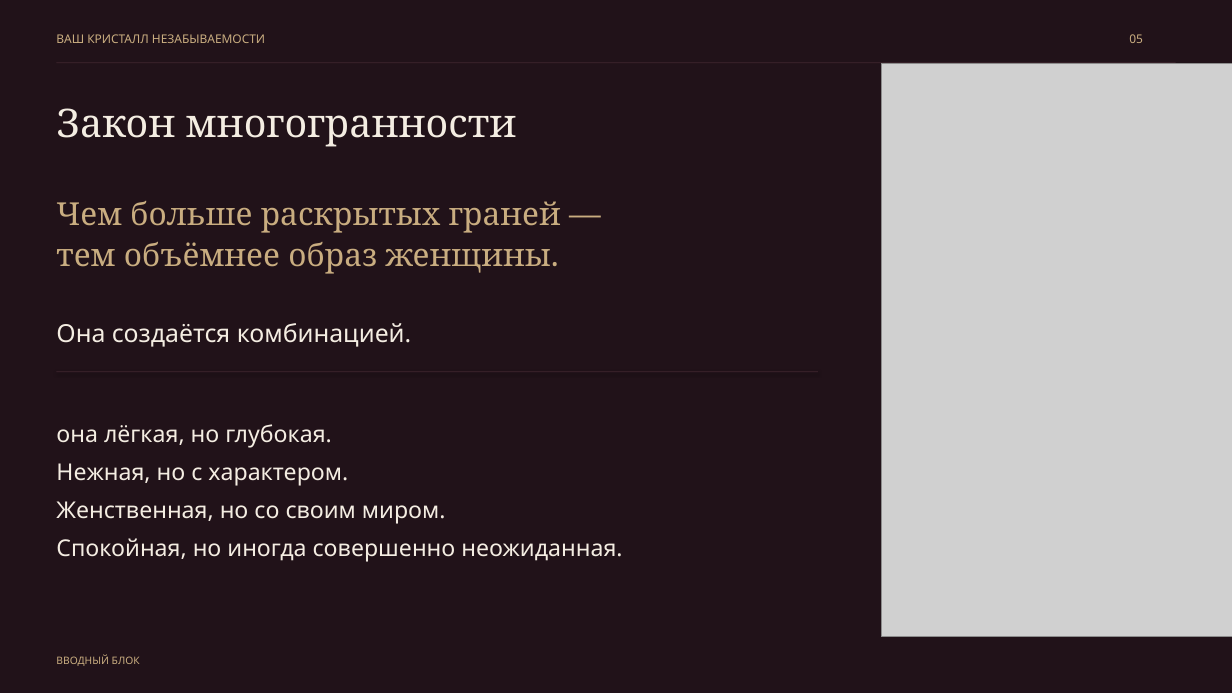
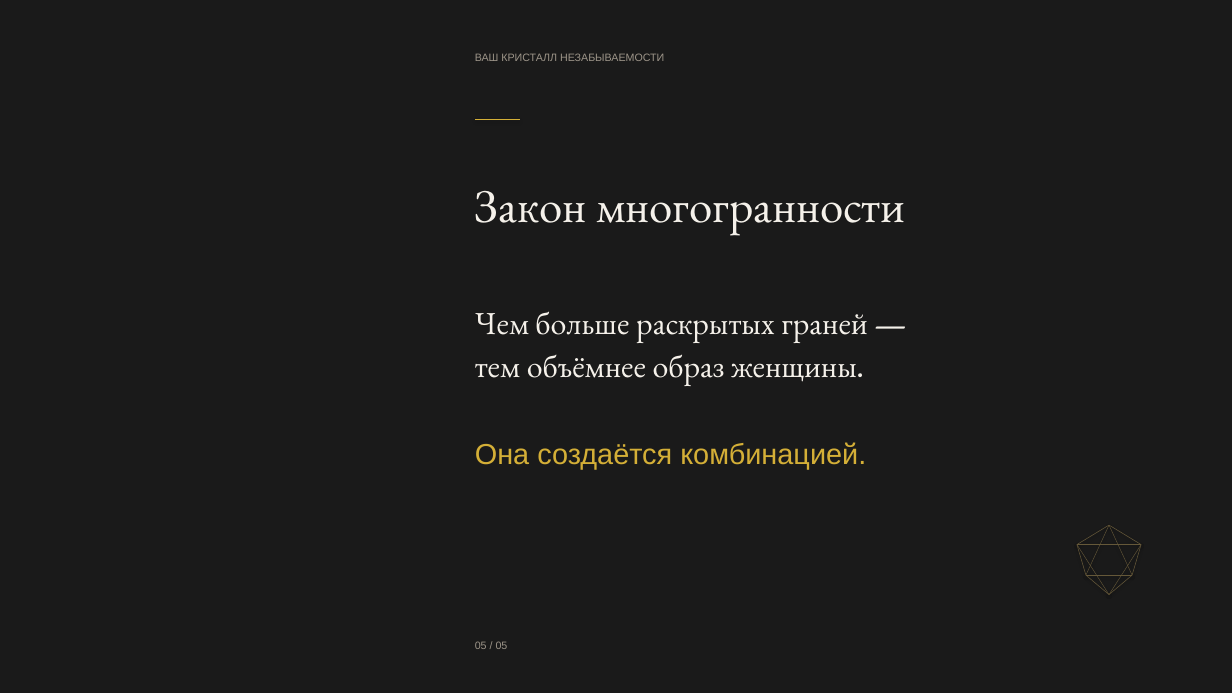
Before and after one commit to babylonofkommod-ai/-, a slide deck: slide 5 of Ваш Кристалл незабываемости.pptx. Drawn at 1232x693 pixels with LibreOffice and Linux fonts; fonts in the diff are those of the drawing; grey boxes stand for pictures. Boxes give left, top, right and bottom in pixels: in the first picture for what was removed or moved away, otherwise in the second. Text is boxed around its words. In the diff, an @@ line names an element or a change of style, - is before the commit and + after.

```diff
--- a/Ваш Кристалл незабываемости.pptx
+++ b/Ваш Кристалл незабываемости.pptx
@@ background #FFFFFF to #1A1A1A @@
@@ rectangle removed at bbox=[0, 0, 1232, 693] @@
@@ text "ВАШ КРИСТАЛЛ НЕЗАБЫВАЕМОСТИ": place and size @@
-text "ВАШ КРИСТАЛЛ НЕЗАБЫВАЕМОСТИ" at bbox=[56, 34, 265, 43]
+text "ВАШ КРИСТАЛЛ НЕЗАБЫВАЕМОСТИ" at bbox=[475, 53, 664, 61]
@@ text "ВАШ КРИСТАЛЛ НЕЗАБЫВАЕМОСТИ" at bbox=[475, 53, 664, 61]: size 11.2 to 10 pt, font Noto Sans to Arial, text colour #C9AD80 to #9C9488; line spacing 14.6pt to 12.3pt @@
@@ rectangle removed at bbox=[56, 62, 1175, 63] @@
@@ picture removed at bbox=[881, 63, 1232, 636] @@
@@ line added from (475, 120) to (520, 120), #D4AF37 0.65 pt @@
@@ text "Закон многогранности": place and size @@
-text "Закон многогранности" at bbox=[56, 108, 517, 147]
+text "Закон многогранности" at bbox=[475, 191, 905, 235]
@@ text "Закон многогранности" at bbox=[475, 191, 905, 235]: size 36.8 to 44 pt, font Noto Serif to EB Garamond, text colour #F4EDE2 to #F5F1EA; line spacing 47.8pt to 54.1pt @@
@@ text "Чем больше раскрытых граней —": place and size @@
-text "Чем больше раскрытых граней —" at bbox=[56, 201, 561, 274]
+text "Чем больше раскрытых граней —" at bbox=[475, 311, 867, 385]
@@ text "Чем больше раскрытых граней —" at bbox=[475, 311, 867, 385]: size 29.6 to 30 pt, font Noto Serif to EB Garamond, text colour #C9AD80 to #F5F1EA; line spacing 38.5pt to 40.5pt @@
@@ rectangle removed at bbox=[56, 371, 818, 372] @@
@@ text removed at bbox=[56, 424, 622, 562] @@
-она лёгкая, но глубокая.
-Нежная, но с характером.
-Женственная, но со своим миром.
-Спокойная, но иногда совершенно неожиданная.
@@ text "Она создаётся комбинацией.": place and size @@
-text "Она создаётся комбинацией." at bbox=[56, 323, 412, 347]
+text "Она создаётся комбинацией." at bbox=[475, 442, 866, 470]
@@ text "Она создаётся комбинацией." at bbox=[475, 442, 866, 470]: size 23.2 to 27 pt, font Noto Sans to Arial, text colour #F4EDE2 to #D4AF37; line spacing 30.2pt to 33.2pt @@
@@ line added from (1077, 544) to (1109, 525), #655839 0.5 pt @@
@@ line added from (1109, 525) to (1086, 575), #655839 0.4 pt @@
@@ line added from (1109, 525) to (1141, 544), #655839 0.5 pt @@
@@ line added from (1109, 525) to (1132, 575), #655839 0.4 pt @@
@@ line added from (1086, 575) to (1077, 544), #655839 0.5 pt @@
@@ line added from (1109, 594) to (1077, 544), #655839 0.4 pt @@
@@ line added from (1141, 544) to (1077, 544), #655839 0.4 pt @@
@@ line added from (1141, 544) to (1109, 594), #655839 0.4 pt @@
@@ line added from (1141, 544) to (1132, 575), #655839 0.5 pt @@
@@ line added from (1109, 594) to (1086, 575), #655839 0.5 pt @@
@@ line added from (1132, 575) to (1086, 575), #655839 0.4 pt @@
@@ line added from (1132, 575) to (1109, 594), #655839 0.5 pt @@
@@ text removed at bbox=[56, 654, 140, 666] @@
-ВВОДНЫЙ БЛОК
@@ text at bbox=[475, 641, 508, 649]: text changed; size 11.2 to 10 pt; font Noto Sans to Arial; text colour #C9AD80 to #9C9488 @@
-05
+05 / 05
```
Also in this commit, not shown: 4 other slides changed, 1 other file.
